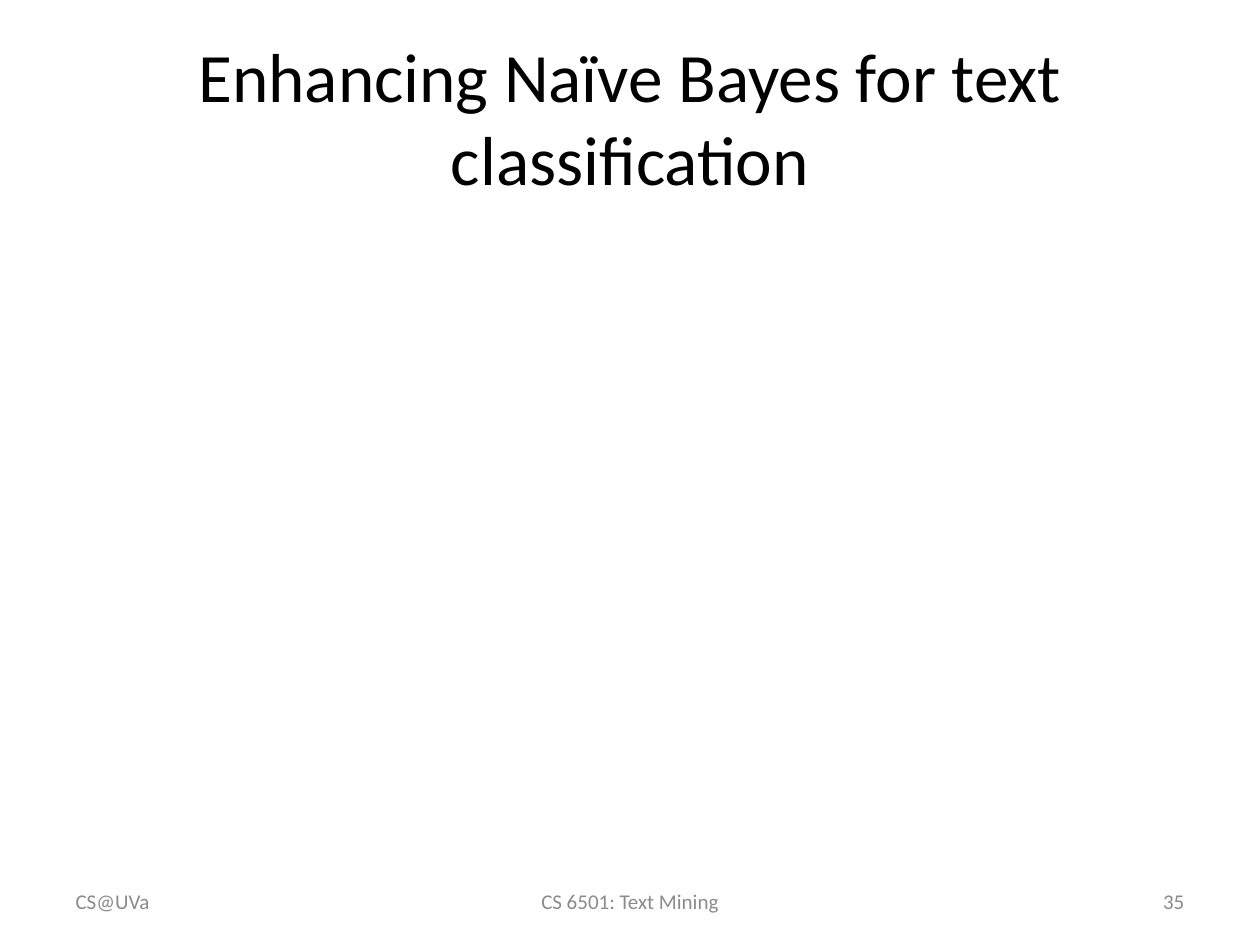
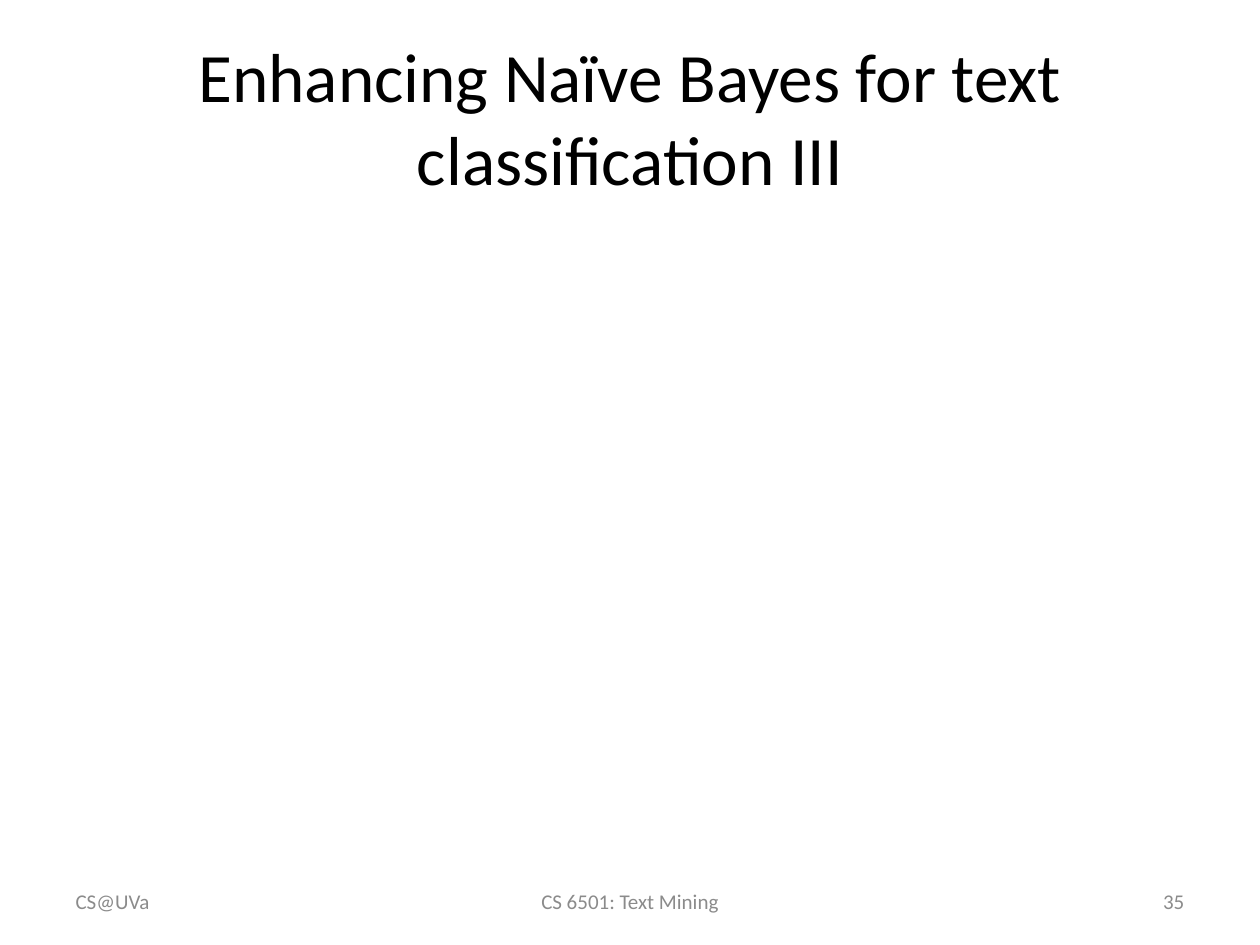
Before and after one commit to wang296/CS6501-Text-Mining, a slide deck: slide 35 of docs/kNN & Naïve Bayes.pptx. Drawn at 1260x945 pixels with LibreOffice and Linux fonts; fonts in the diff are those of the drawing; grey boxes stand for pictures. Boxes give left, top, right and bottom in pixels: in the first picture for what was removed or moved away, otherwise in the second. Text is boxed around its words. In the diff, an @@ line names an element or a change of style, - is before the commit and + after.

```diff
--- a/docs/kNN & Naïve Bayes.pptx
+++ b/docs/kNN & Naïve Bayes.pptx
@@ title at bbox=[198, 54, 1061, 186]: text changed @@
-Enhancing Naïve Bayes for text classification
+Enhancing Naïve Bayes for text classification III
```
Also in this commit, not shown: 4 other slides changed, 8 other files.
